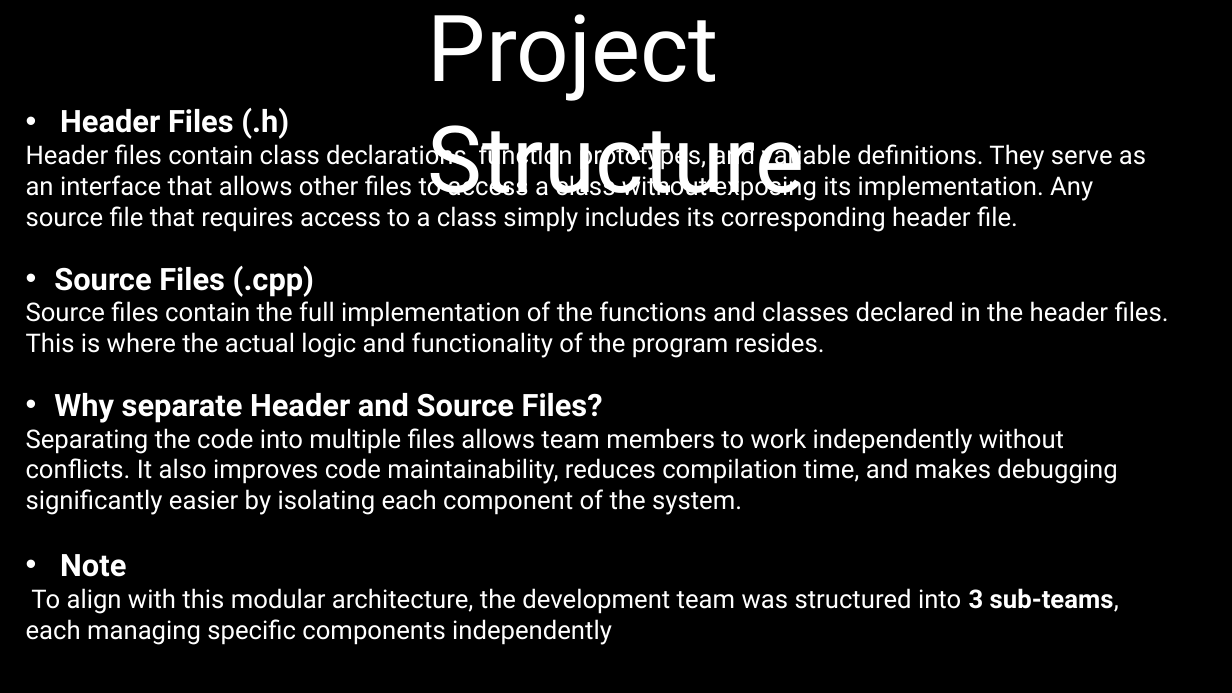
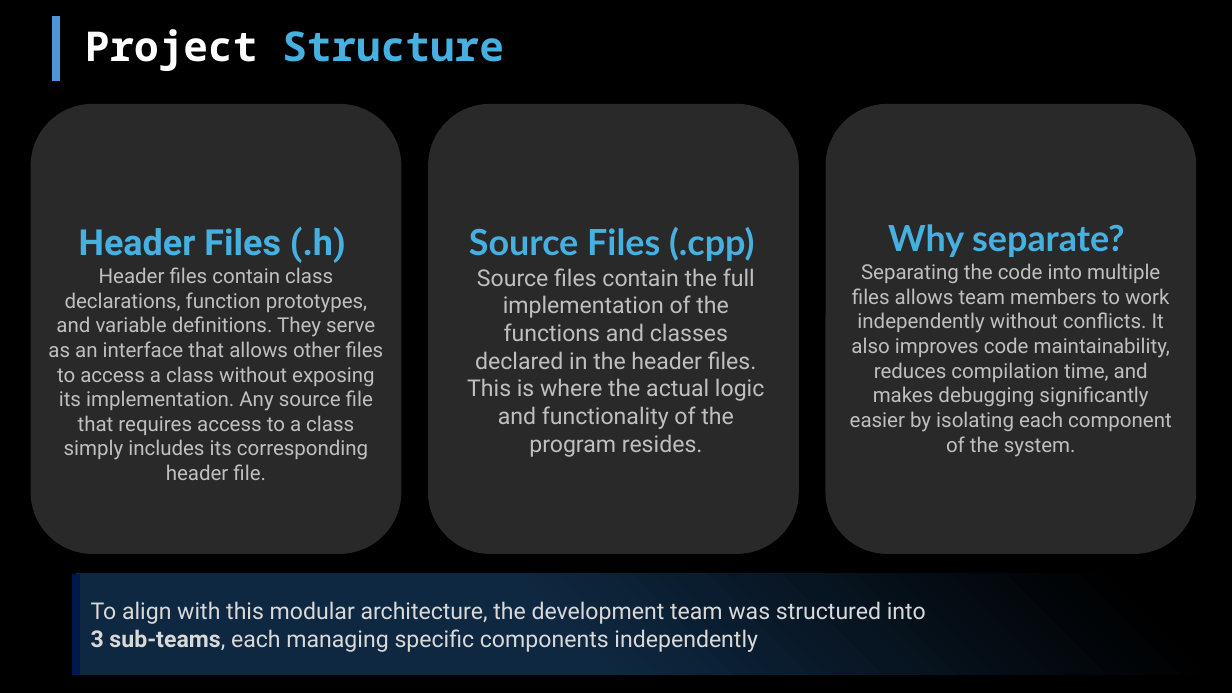
Before and after one commit to emanmo5050-oss/GamEngine26, a slide deck: slide 2 of GamEngine26.pptx (slide 3 before the commit). Drawn at 1232x693 pixels with LibreOffice and Linux fonts; fonts in the diff are those of the drawing. Boxes give left, top, right and bottom in pixels: in the first picture for what was removed or moved away, otherwise in the second. Text is boxed around its words. In the diff, an @@ line names an element or a change of style, - is before the commit and + after.

```diff
--- a/GamEngine26.pptx
+++ b/GamEngine26.pptx
@@ line added from (55, 17) to (55, 81), #4E95D9 6 pt @@
@@ text "Project Structure": place and size @@
-text "Project Structure" at (428,14,804,214)
+text "Project Structure" at (85,29,504,71)
@@ text "Project Structure" at (85,29,504,71): size 72 to 32 pt, font Roboto to Noto Sans Mono, bold on; text colour #FFFFFF to #46B1E1 in "Structure" @@
@@ text removed at (26,108,1169,645) @@
-• Header Files (.h)
-Header files contain class declarations, function prototypes, and variable definitions. They serve as an interface that allows other files to access a class without exposing its implementation. Any source file that requires access to a class simply includes its corresponding header file.
-• Source Files (.cpp)
-Source files contain the full implementation of the functions and classes declared in the header files. This is where the actual logic and functionality of the program resides.
-• Why separate Header and Source Files?
-Separating the code into multiple files allows team members to work independently without conflicts. It also improves code maintainability, reduces compilation time, and makes debugging significantly easier by isolating each component of the system.
-• Note
-To align with this modular architecture, the development team was structured into 3 sub-teams, each managing specific components independently
@@ rounded rectangle added at (30,104,401,554), fill #292929 @@
@@ rounded rectangle added at (428,104,799,554), fill #292929 @@
@@ rounded rectangle added at (825,104,1196,554), fill #292929 @@
@@ text added at (48,227,384,480), 16 pt, text #BFBFBF @@
+Header Files (.h)
+Header files contain class declarations, function prototypes, and variable definitions. They serve as an interface that allows other files to access a class without exposing its implementation. Any source file that requires access to a class simply includes its corresponding header file.
@@ text added at (467,227,764,457), 18 pt, text #BFBFBF @@
+Source Files (.cpp)
+Source files contain the full implementation of the functions and classes declared in the header files. This is where the actual logic and functionality of the program resides.
@@ text added at (850,224,1172,457), 16 pt, text #BFBFBF @@
+Why separate?
+Separating the code into multiple files allows team members to work independently without conflicts. It also improves code maintainability, reduces compilation time, and makes debugging significantly easier by isolating each component of the system.
@@ rectangle added at (76,574,1232,675), fill gradient #0E2841 to #000000 @@
@@ line added from (76, 574) to (76, 676), #00194C 6 pt @@
@@ text added at (91,601,926,652), 18 pt, text #D9D9D9 @@
+To align with this modular architecture, the development team was structured into
+3 sub-teams, each managing specific components independently
```
Also in this commit, not shown: 5 other slides changed, 8 slides added, 5 slides removed, 5 other files.
